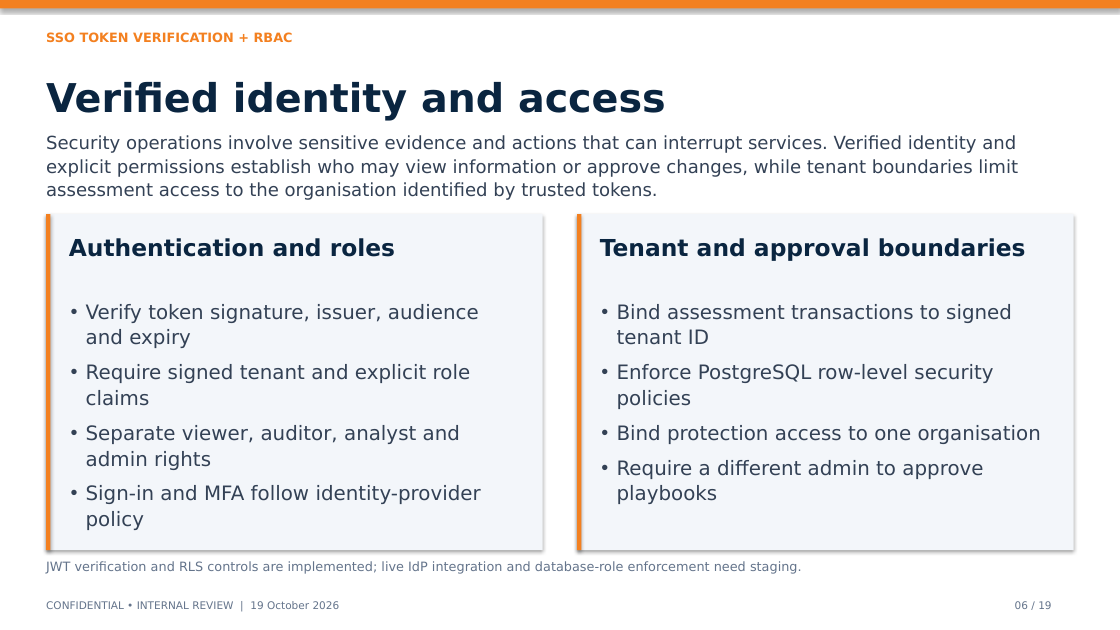
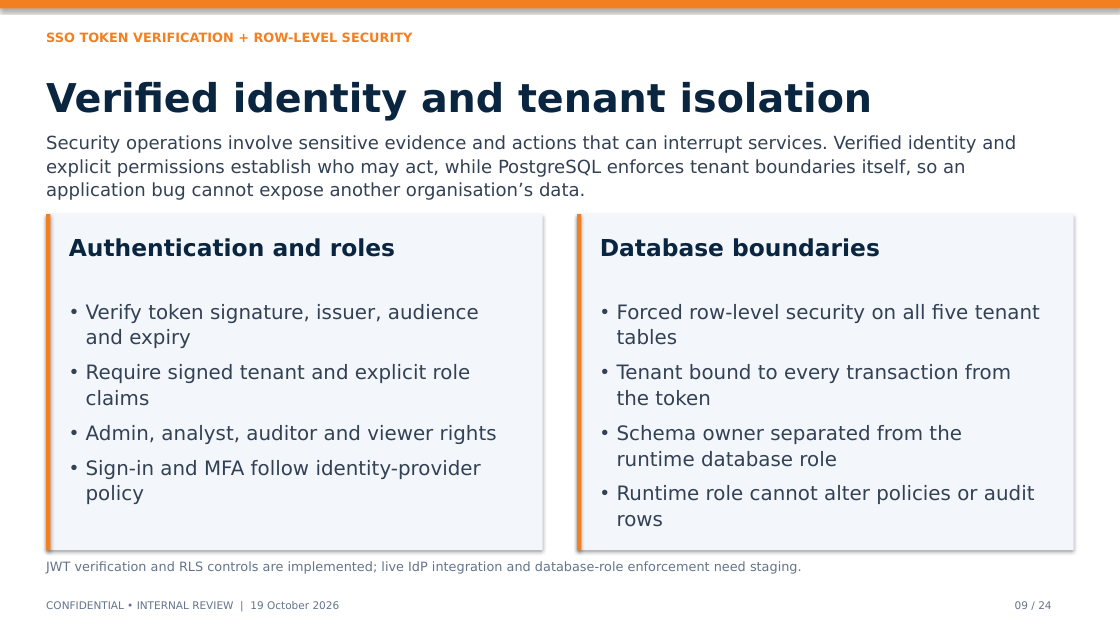
Before and after one commit to harshitrathi14/vulnsuite, a slide deck: slide 9 of VulnSuite_Executive_Deck_FINAL.pptx (slide 6 before the commit). Drawn at 1120x630 pixels with LibreOffice and Linux fonts; fonts in the diff are those of the drawing. Boxes give left, top, right and bottom in pixels: in the first picture for what was removed or moved away, otherwise in the second. Text is boxed around its words. In the diff, an @@ line names an element or a change of style, - is before the commit and + after.

```diff
--- a/VulnSuite_Executive_Deck_FINAL.pptx
+++ b/VulnSuite_Executive_Deck_FINAL.pptx
@@ text at [46, 32, 413, 42]: text changed @@
-SSO TOKEN VERIFICATION + RBAC
+SSO TOKEN VERIFICATION + ROW-LEVEL SECURITY
@@ text at [46, 82, 873, 121]: text changed @@
-Verified identity and access
+Verified identity and tenant isolation
@@ text at [46, 135, 1016, 200]: text changed @@
-Security operations involve sensitive evidence and actions that can interrupt services. Verified identity and explicit permissions establish who may view information or approve changes, while tenant boundaries limit assessment access to the organisation identified by trusted tokens.
+Security operations involve sensitive evidence and actions that can interrupt services. Verified identity and explicit permissions establish who may act, while PostgreSQL enforces tenant boundaries itself, so an application bug cannot expose another organisation’s data.
@@ text at [600, 238, 880, 257]: text changed @@
-Tenant and approval boundaries
+Database boundaries
@@ text at [617, 304, 1040, 527]: text changed @@
-• Bind assessment transactions to signed tenant ID
-• Enforce PostgreSQL row-level security policies
-• Bind protection access to one organisation
-• Require a different admin to approve playbooks
+• Forced row-level security on all five tenant tables
+• Tenant bound to every transaction from the token
+• Schema owner separated from the runtime database role
+• Runtime role cannot alter policies or audit rows
@@ text at [86, 425, 497, 444]: text changed @@
-• Separate viewer, auditor, analyst and admin rights
+• Admin, analyst, auditor and viewer rights
@@ text at [1015, 601, 1051, 609]: text changed @@
-06 / 19
+09 / 24
```
Also in this commit, not shown: 18 other slides changed, 5 slides added, 6 other files.
